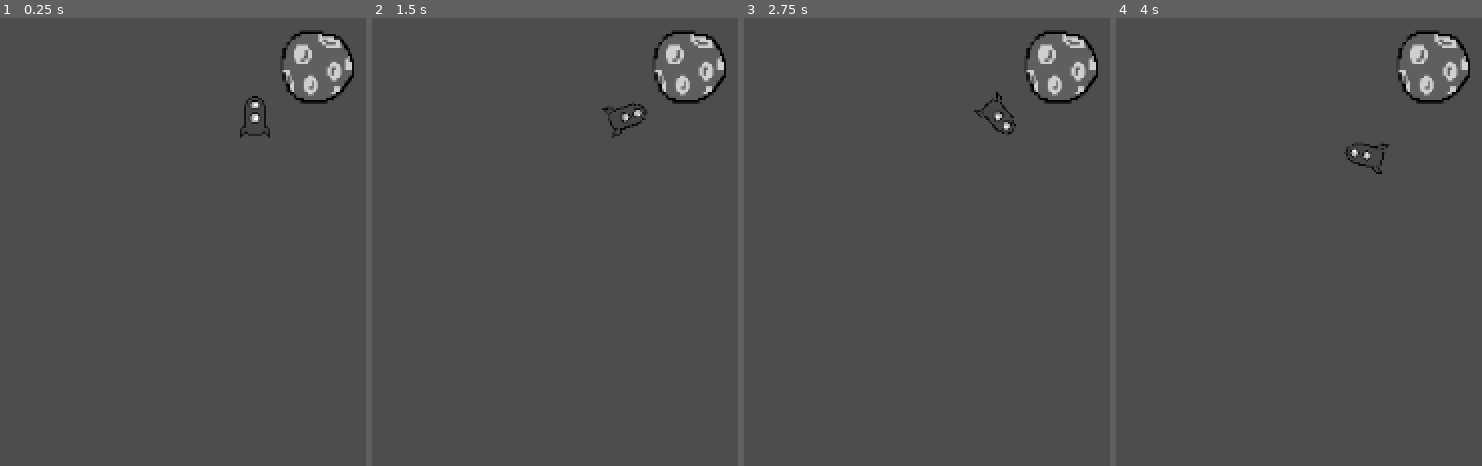
Above: before the commit, frames 1-4 (left to right).
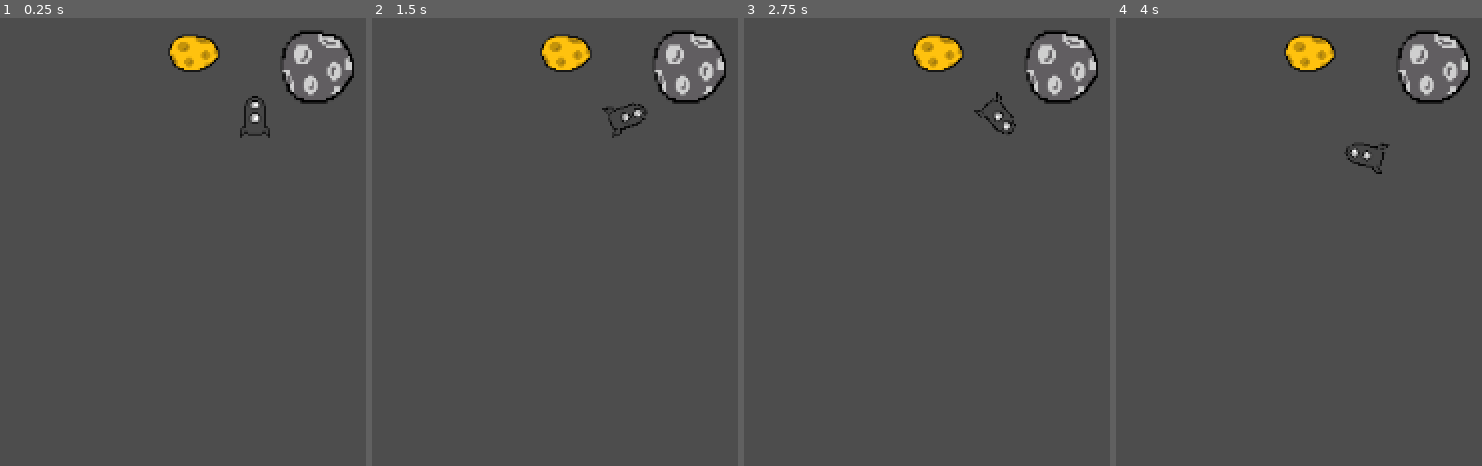
Above: after the commit, the same moments.

Repository: srodenberg22/EECS-581-Final-Project
Game: Godot game, scene res://scenes/game.tscn
Two runs of this game, one before a commit and one after it. Both use one fixed random seed, a clock stepped at 60 frames per second and the inputs below.
Inputs:
- Up to frame 1 (0.25 s): no input
- Up to frame 2 (1.5 s): tap Enter at 0.5 s; hold Right (ui_right) 0.53-1.28 s; tap E (interact, bound only after the commit) at 0.6, 1.35 s; hold Left (ui_left) from 1.28 s (still down)
- Up to frame 3 (2.75 s): release Left (ui_left) at 2.03 s; hold Right (ui_right) from 2.03 s (still down); tap E (interact, bound only after the commit) at 2.1 s
- Up to frame 4 (4 s): release Right (ui_right) at 2.78 s; hold Up (ui_up) 2.78-3.53 s; tap E (interact, bound only after the commit) at 2.85, 3.6 s; tap Space at 3.5 s; hold Left (ui_left) from 3.53 s (still down)

The runs differ from the first frame. In frame 1, 0.9% of the frame differs, in the area x 45-61%, y 3-13%; in frame 2, 0.9%; in frame 3, 0.9%; in frame 4, 0.9%.

Commit message:
Added Collectible
golden asteroid (collect by going up to it and pressing E

Diff:
--- a/new-game-project/project.godot
+++ b/new-game-project/project.godot
@@ -15,6 +15,19 @@
 config/features=PackedStringArray("4.5", "Forward Plus")
 config/icon="res://icon.svg"
 
+[autoload]
+
+EventController="*res://scripts/event_controller.gd"
+GameController="*res://scripts/game_controller.gd"
+
+[input]
+
+interact={
+"deadzone": 0.2,
+"events": [Object(InputEventKey,"resource_local_to_scene":false,"resource_name":"","device":0,"window_id":0,"alt_pressed":false,"shift_pressed":false,"ctrl_pressed":false,"meta_pressed":false,"pressed":false,"keycode":0,"physical_keycode":69,"key_label":0,"unicode":0,"location":0,"echo":false,"script":null)
+]
+}
+
 [rendering]
 
 textures/canvas_textures/default_texture_filter=0
--- a/new-game-project/scenes/game.tscn
+++ b/new-game-project/scenes/game.tscn
@@ -1,7 +1,12 @@
-[gd_scene load_steps=3 format=3 uid="uid://yicge48108e0"]
+[gd_scene load_steps=6 format=3 uid="uid://yicge48108e0"]
 
 [ext_resource type="PackedScene" uid="uid://be8qbmt0fe144" path="res://scenes/player.tscn" id="1_uwrxv"]
 [ext_resource type="PackedScene" uid="uid://67q43j70v2jc" path="res://scenes/asteroid.tscn" id="2_yqjtg"]
+[ext_resource type="Script" uid="uid://buy0w1i6qlndy" path="res://scripts/golden_asteroid.gd" id="3_lbhrr"]
+[ext_resource type="Texture2D" uid="uid://j7j6tgaauw6q" path="res://assets/golden_asteroid.png" id="3_lnu2h"]
+
+[sub_resource type="CircleShape2D" id="CircleShape2D_iywne"]
+radius = 35.057095
 
 [node name="Game" type="Node2D"]
 
@@ -12,3 +17,19 @@
 
 [node name="Rock" parent="." instance=ExtResource("2_yqjtg")]
 position = Vector2(45, -32)
+
+[node name="Golden Asteroid" type="Node" parent="."]
+script = ExtResource("3_lbhrr")
+
+[node name="Sprite2D" type="Sprite2D" parent="Golden Asteroid"]
+position = Vector2(-44, -44)
+texture = ExtResource("3_lnu2h")
+
+[node name="Area2D" type="Area2D" parent="Golden Asteroid"]
+
+[node name="CollisionShape2D" type="CollisionShape2D" parent="Golden Asteroid/Area2D"]
+position = Vector2(-44, -46)
+shape = SubResource("CircleShape2D_iywne")
+
+[connection signal="body_entered" from="Golden Asteroid/Area2D" to="Golden Asteroid" method="_on_area_2d_body_entered"]
+[connection signal="input_event" from="Golden Asteroid/Area2D" to="Golden Asteroid" method="_on_area_2d_input_event"]
--- /dev/null
+++ b/new-game-project/scripts/event_controller.gd
@@ -0,0 +1,6 @@
+extends Node
+
+
+signal package_colleted(value: bool)
+
+signal package_returned(value: bool)
--- /dev/null
+++ b/new-game-project/scripts/game_controller.gd
@@ -0,0 +1,12 @@
+extends Node
+
+
+var collected: bool = false
+
+func package_collected(value: bool):
+	collected = true
+	EventController.emit_signal("package_collected", collected)
+
+func package_returned(value: bool):
+	collected = false
+	EventController.emit_signal("package_collected", collected)
--- /dev/null
+++ b/new-game-project/scripts/golden_asteroid.gd
@@ -0,0 +1,17 @@
+extends Node
+
+@export var collected: bool = true
+var player_in_body = false
+
+func _on_area_2d_body_entered(body):
+	if body.name == "Ship":
+		player_in_body = true
+
+func _on_area_2d_body_exited(body):
+	if body.name == "Ship":
+		player_in_body = false
+
+func _process(delta):
+	if player_in_body and Input.is_action_just_pressed("interact"):
+		GameController.package_collected(collected)
+		queue_free()
Not shown, added: new-game-project/scripts/event_controller.gd.uid
Not shown, added: new-game-project/scripts/game_controller.gd.uid
Not shown, added: new-game-project/scripts/golden_asteroid.gd.uid
